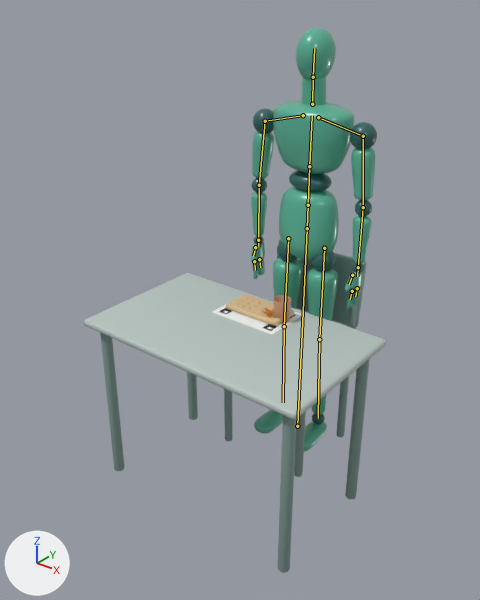
The glTF model web/public/avatar/praxis_avatar.glb as it was, and as the next commit left it.
The view is the same before and after, from a camera (50 mm lens) standing at (1.41, -2.21, 1.94) and looking at (-0.03, -0.4, 0.81). Arrows for +X, +Y and +Z are at lower left; the lights stay in place. The older version comes first. The bones that change, and the others that lie on the model, are drawn over the model as lines.

The first picture shows 'body', 'prop_chair', 'prop_pegboard', 'prop_sheet', 'prop_table' and 1 more.
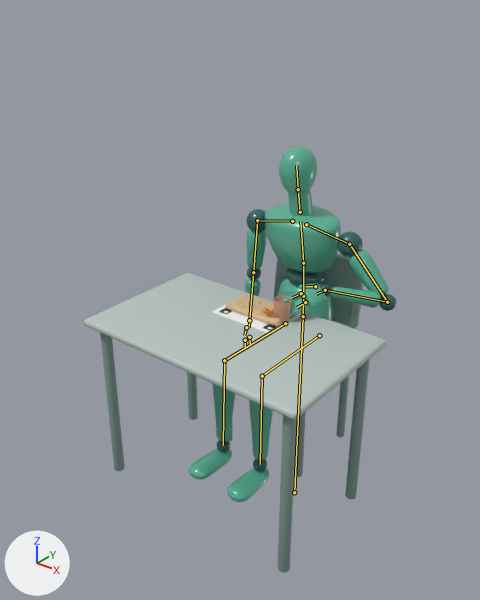
The newer file adds an action. The first version stands in its rest pose; the second is drawn at frame 53 of the action 'nhpt'.

The change in detail:
Bone 'root' (bone_root) moves from (0.0, 0.0, 0.0) to (0.0, -0.41, 0.0).
Bone 'spine' (bone_spine) turns from (0, 0, 0) to (5, 0, 0) degrees about its own x, y and z.
Bone 'chest' (bone_chest) turns from (0, 0, 0) to (5, 0, 0) degrees about its own x, y and z.
Bone 'upper_arm_L' (bone_upper_arm_l) turns from (0, 0, 0) to (4, -1, 36) degrees about its own x, y and z.
Bone 'forearm_L' (bone_forearm_l) turns from (0, 0, 0) to (141, 23, 18) degrees about its own x, y and z.
Bone 'hand_L' (bone_hand_l) turns from (0, 0, 0) to (-38, 0, 0) degrees about its own x, y and z.
Bone 'upper_arm_R' (bone_upper_arm_r) turns from (0, 0, 0) to (3, 0, -4) degrees about its own x, y and z.
Bone 'forearm_R' (bone_forearm_r) turns from (0, 0, 0) to (8, 0, 0) degrees about its own x, y and z.
Bone 'thigh_L' (bone_thigh_l) turns from (0, 0, 0) to (90, -1, -1) degrees about its own x, y and z.
Bone 'shin_L' (bone_shin_l) turns from (0, 0, 0) to (-86, 1, -1) degrees about its own x, y and z.
Bone 'thigh_R' (bone_thigh_r) turns from (0, 0, 0) to (90, 1, 1) degrees about its own x, y and z.
Bone 'shin_R' (bone_shin_r) turns from (0, 0, 0) to (-86, -1, 1) degrees about its own x, y and z.

Where the change shows, as pixel boxes [x1, y1, x2, y2] in the pictures (480 x 600 px):
'body', posed (62% wider, 16% shorter)
    before: [250, 27, 377, 451]
    after: [189, 146, 396, 502]
bone 'root', root to tip
    before: (297, 426) to (307, 228)
    after: (294, 492) to (303, 316)
bone 'spine', root to tip
    before: (308, 205) to (309, 166)
    after: (303, 296) to (303, 263)
bone 'chest', root to tip
    before: (309, 166) to (312, 115)
    after: (303, 263) to (300, 221)
bone 'upper_arm_L', root to tip
    before: (363, 136) to (363, 207)
    after: (349, 244) to (387, 302)
bone 'forearm_L', root to tip
    before: (363, 207) to (358, 267)
    after: (387, 302) to (325, 290)
bone 'hand_L', root to tip
    before: (358, 267) to (357, 276)
    after: (325, 290) to (316, 294)
bone 'upper_arm_R', root to tip
    before: (265, 121) to (259, 185)
    after: (257, 220) to (253, 272)
bone 'forearm_R', root to tip
    before: (259, 185) to (258, 240)
    after: (253, 272) to (249, 320)
bone 'thigh_L', root to tip
    before: (324, 248) to (319, 339)
    after: (319, 335) to (262, 376)
bone 'shin_L', root to tip
    before: (319, 339) to (318, 418)
    after: (262, 376) to (260, 464)
bone 'thigh_R', root to tip
    before: (288, 238) to (284, 326)
    after: (285, 323) to (224, 360)
bone 'shin_R', root to tip
    before: (284, 326) to (283, 402)
    after: (224, 360) to (223, 445)
